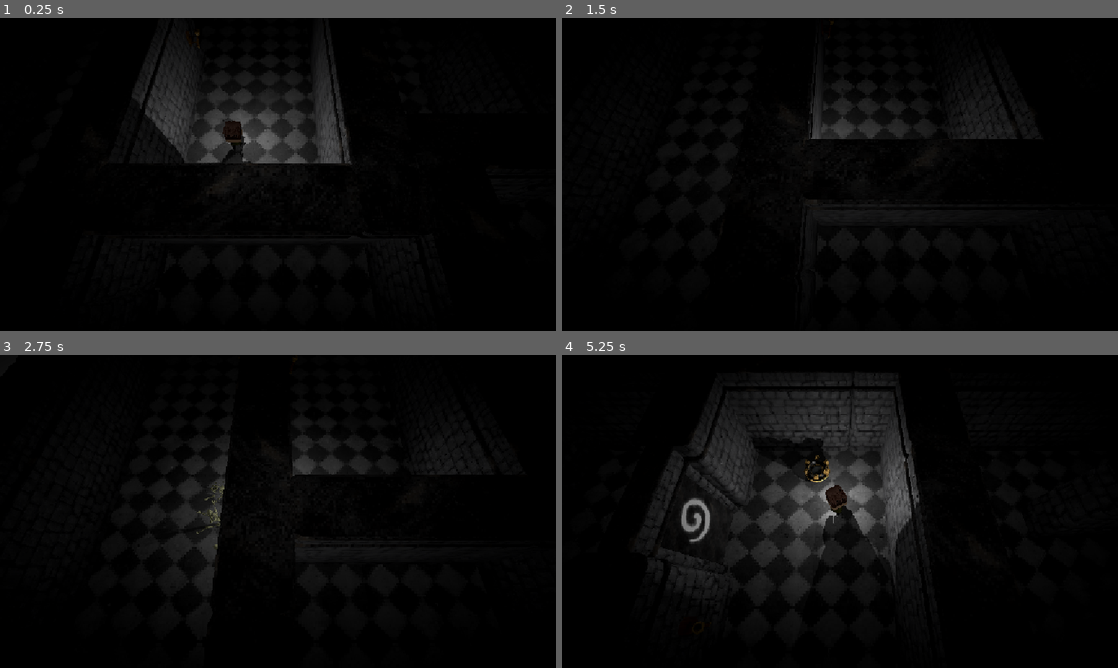
Above: before the commit, frames 1-4 (two rows, left to right).
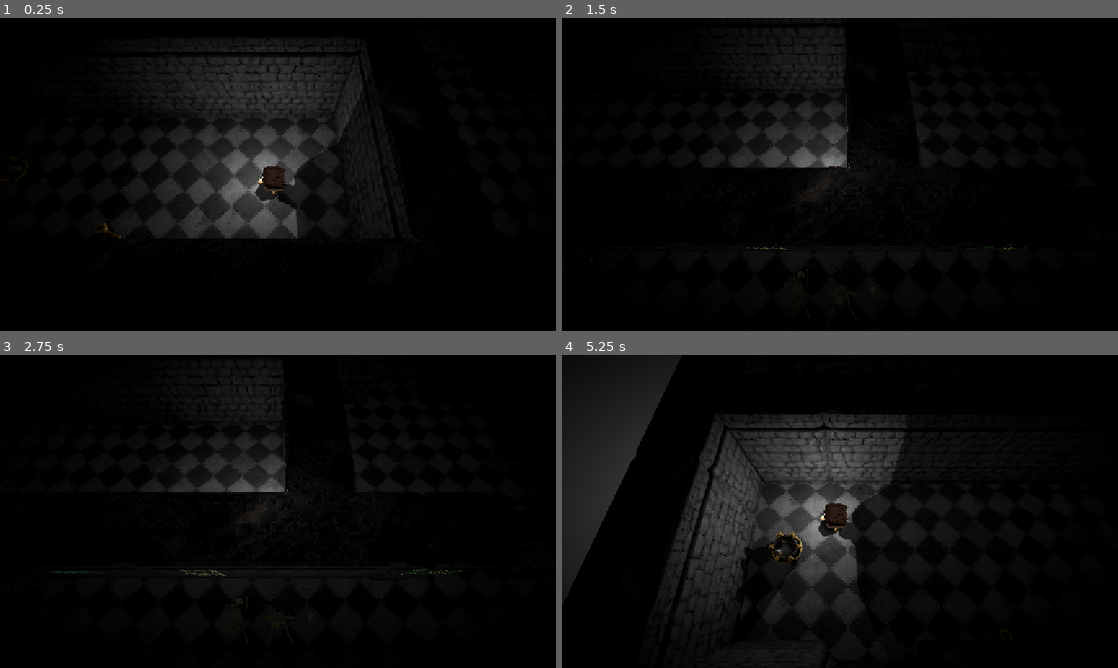
Above: after the commit, the same moments.

Repository: JakeSosa/PirateSoft_GameJam
Game: Godot game, scene res://ScenesandScripts/Levels/level_1.tscn
The game is run twice, just before and just after one commit, with the same random seed, the same clock (stepped at 60 frames per second) and the same inputs. Before the commit the project starts from res://ScenesandScripts/Levels/level_1_colleen.tscn.
Inputs:
- Up to frame 1 (0.25 s): no input
- Up to frame 2 (1.5 s): hold D (moveRight) 0.53-1.28 s; hold S (moveDown) from 1.28 s (still down)
- Up to frame 3 (2.75 s): release S (moveDown) at 2.03 s; hold D (moveRight) from 2.03 s (still down)
- Up to frame 4 (5.25 s): tap Enter at 2.75 s; release D (moveRight) at 2.78 s; hold W (moveUp) 2.78-3.53 s; hold A (moveLeft) 3.53-5.03 s; hold S (moveDown) from 5.03 s (still down)

The runs differ from the first frame. In frame 1, 10% of the frame differs, in the area x 17-70%, y 4-71%; in frame 2, 4.4%; in frame 3, 4.2%; in frame 4, 21%, in the area x 0-67%, y 1-100%.

Commit message:
set back to correct scene
set back to correct scene

Diff:
--- a/GameJammin/ScenesandScripts/Character/test_character_script_cr.gd
+++ b/GameJammin/ScenesandScripts/Character/test_character_script_cr.gd
@@ -23,6 +23,7 @@
 		velocity.z = direction.z * Speed
 		#Set character model to look in direction of player input
 		character_model.look_at(direction + -position)
+		print(direction)
 		#If is_running does not equal false, then we set it to true & play Run animation
 		if !is_running:
 			is_running = true
--- a/GameJammin/project.godot
+++ b/GameJammin/project.godot
@@ -11,7 +11,7 @@
 [application]
 
 config/name="PirateSoftwareGameJam"
-run/main_scene="res://ScenesandScripts/Levels/level_1_colleen.tscn"
+run/main_scene="res://ScenesandScripts/Levels/level_1.tscn"
 config/features=PackedStringArray("4.2", "Forward Plus")
 config/icon="res://icon.svg"
 
